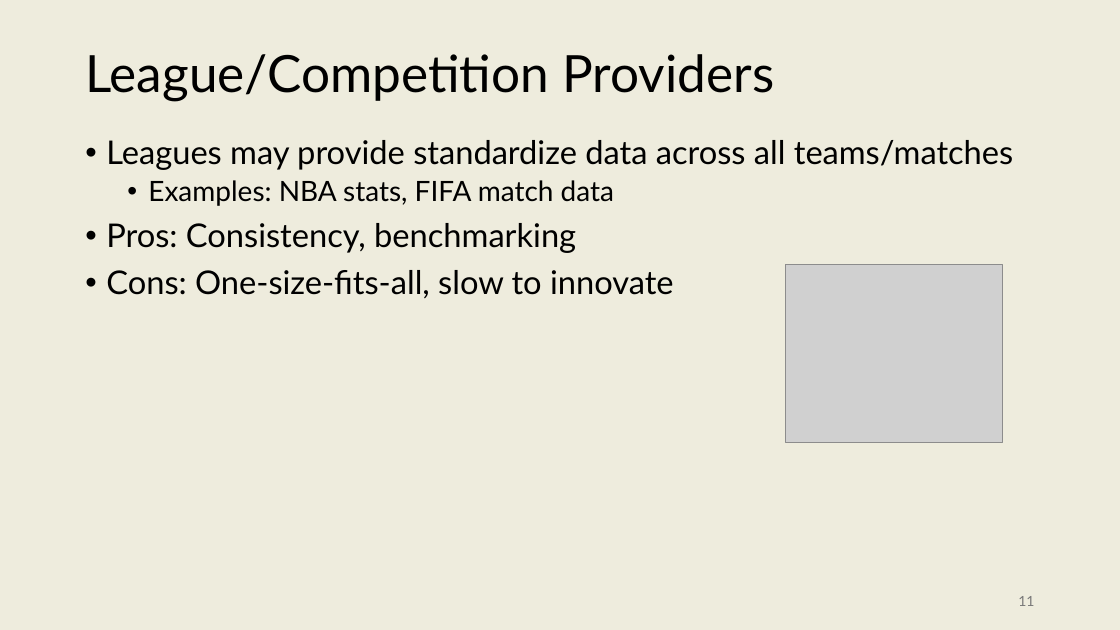
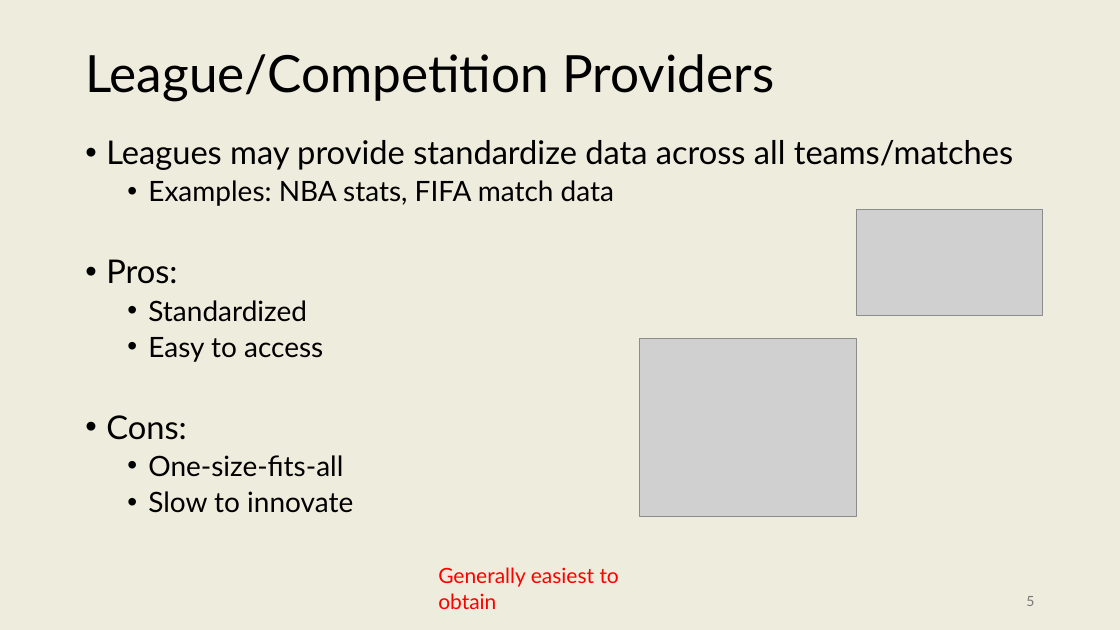
Before and after one commit to onishisaryu/HES-3000-Sports-Data-Analytics, a slide deck: slide 5 of pptx/Lecture4.pptx (slide 11 before the commit). Drawn at 1120x630 pixels with LibreOffice and Linux fonts; fonts in the diff are those of the drawing; grey boxes stand for pictures. Boxes give left, top, right and bottom in pixels: in the first picture for what was removed or moved away, otherwise in the second. Text is boxed around its words. In the diff, an @@ line names an element or a change of style, - is before the commit and + after.

```diff
--- a/pptx/Lecture4.pptx
+++ b/pptx/Lecture4.pptx
@@ picture added at (856,210,1043,315) @@
@@ text at (106,259,353,513): text changed; size 28 to 24 pt @@
-• Pros: Consistency, benchmarking
-• Cons: One-size-fits-all, slow to innovate
+• Pros:
+  • Standardized
+  • Easy to access
+• Cons:
+  • One-size-fits-all
+  • Slow to innovate
@@ picture: place and size @@
-picture at (786,265,1002,442)
+picture at (639,339,856,516)
@@ text added at (438,567,619,609), 18 pt, text #FF0000 @@
+Generally easiest to obtain
@@ page number at (1026,596,1034,606): text changed @@
-11
+5
```
Also in this commit, not shown: 13 other slides changed, 10 slides added, 4 slides removed, 6 other files.
